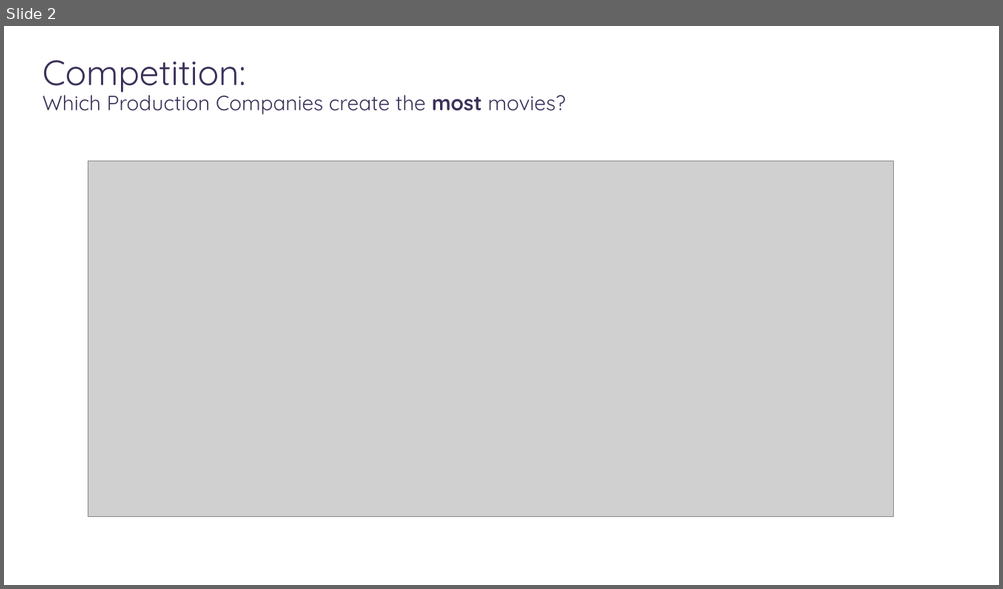
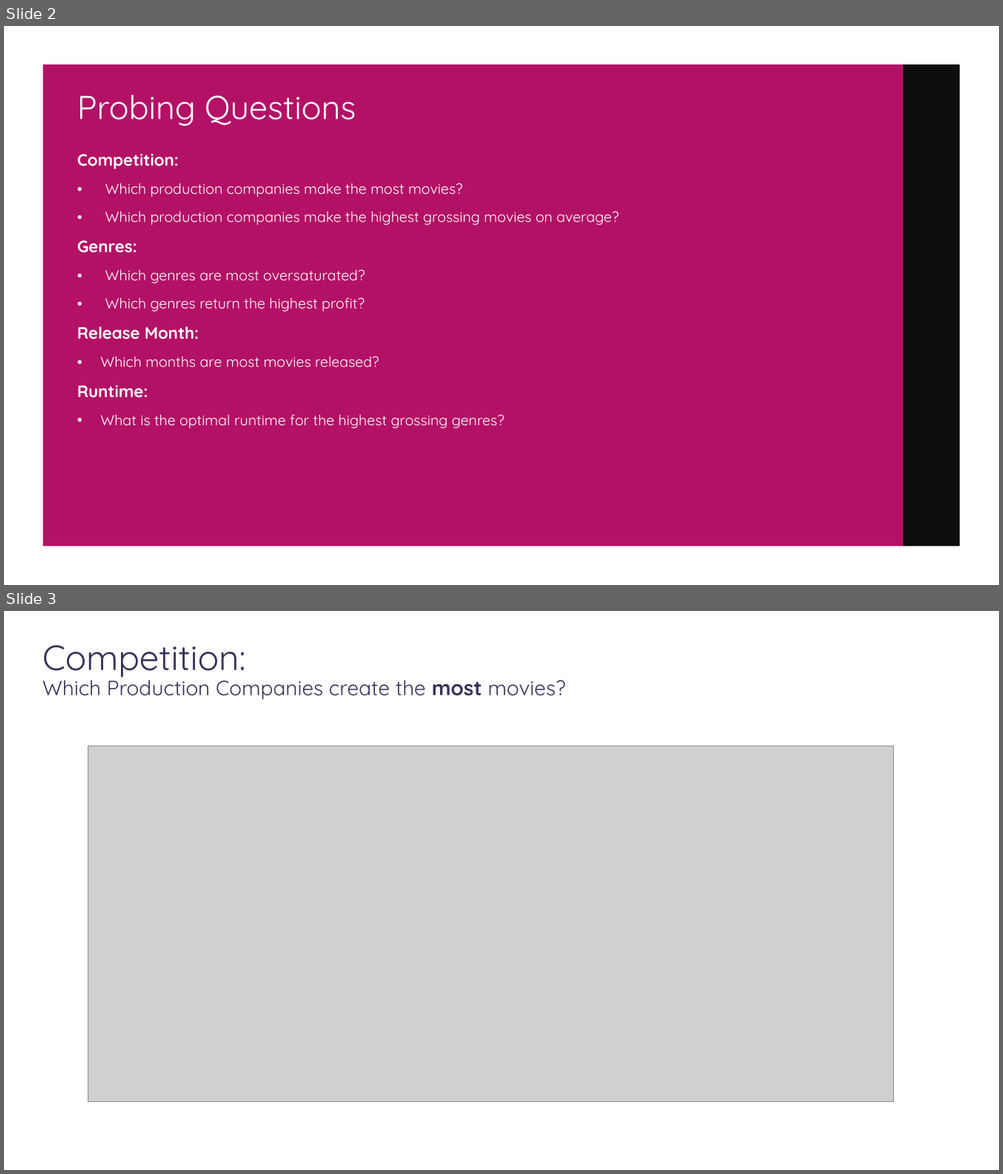
Before and after one commit to carlosiruiz/movie_market_analysis, a slide deck: Final Presentation.pptx. Shown one above the other, each under a label of ours: slide 2 before the commit, slides 2 and 3 after it. The pictures are 1003x589 and 1003x1174 pixels, drawn with LibreOffice and Linux fonts; fonts in the diff are those of the drawing; grey boxes stand for pictures; background and template pictures are left out. Boxes give left, top, right and bottom in pixels: in the first picture for what was removed or moved away, otherwise in the second. Text is boxed around its words. In the diff, an @@ line names an element or a change of style, - is before the commit and + after.

```diff
--- a/Final Presentation.pptx
+++ b/Final Presentation.pptx
@@ slide 2 added at (4,26,999,585), background picture (left out); not listed: 4 template elements that a slide beside it also shows @@
@@ freeform shape added at (4,26,999,585), fill #000000 @@
@@ rectangle added at (4,26,999,585), fill #B31166 @@
@@ freeform shape added at (4,26,999,585), fill #FFFFFF @@
@@ rectangle added at (855,26,911,119), fill #B31166 @@
@@ rectangle added at (903,64,960,547), fill #0D0D0D @@
@@ title added at (77,95,356,126), 32 pt, text #FFFFFF @@
+Probing Questions
@@ text added at (77,154,618,429), 14 pt, text #FFFFFF @@
+Competition:
+• Which production companies make the most movies?
+• Which production companies make the highest grossing movies on average?
+Genres:
+• Which genres are most oversaturated?
+• Which genres return the highest profit?
+Release Month:
+• Which months are most movies released?
+Runtime:
+• What is the optimal runtime for the highest grossing genres?
@@ what was slide 2 is now slide 3 @@
```
Also in this commit, not shown: 5 slides changed, 1 other file.
